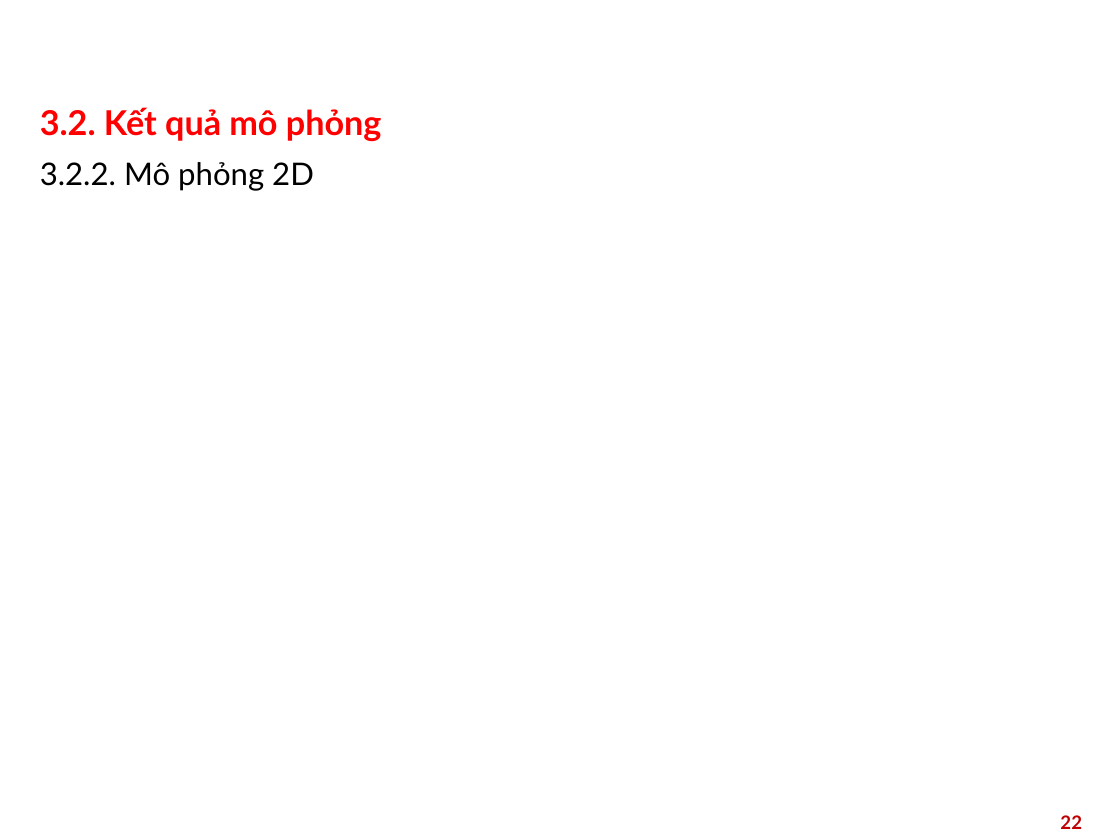
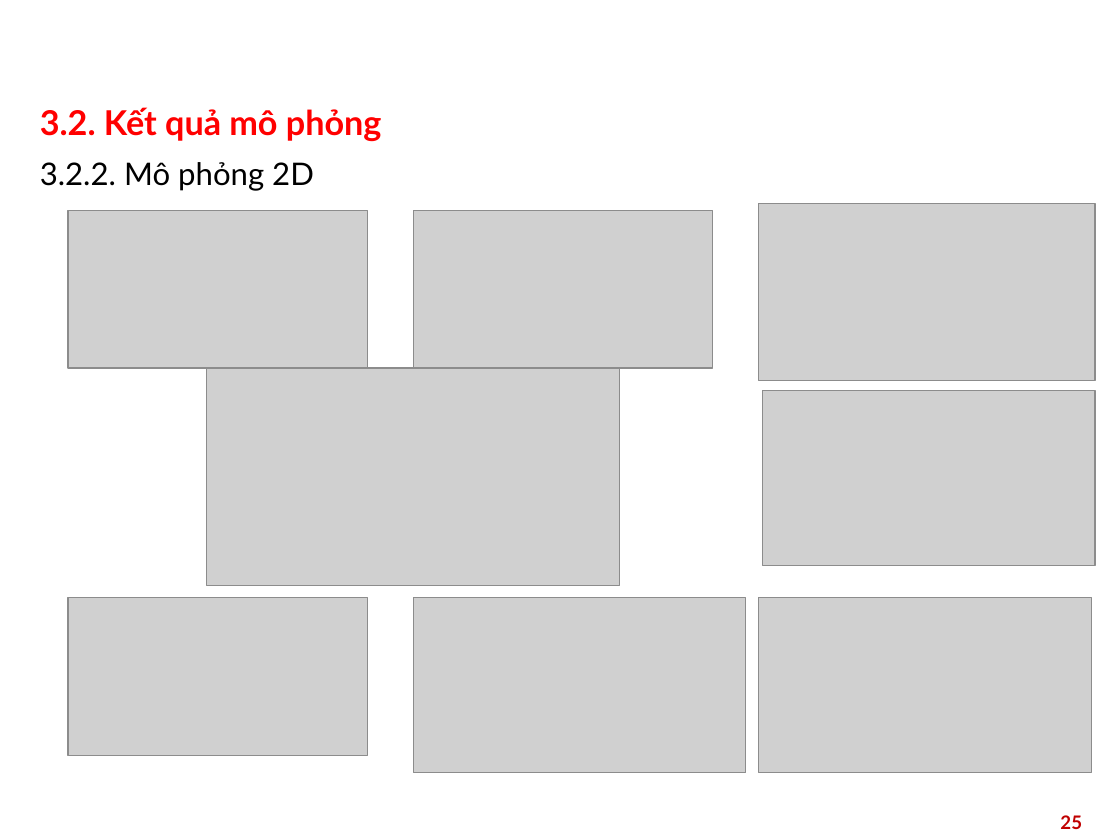
Before and after one commit to huynq03/doan_2025.1, a slide deck: slide 25 of Quadrotor-Control-System/slide/demo.pptx (slide 22 before the commit). Drawn at 1120x840 pixels with LibreOffice and Linux fonts; fonts in the diff are those of the drawing; grey boxes stand for pictures; background and template pictures are left out. Boxes give left, top, right and bottom in pixels: in the first picture for what was removed or moved away, otherwise in the second. Text is boxed around its words. In the diff, an @@ line names an element or a change of style, - is before the commit and + after.

```diff
--- a/Quadrotor-Control-System/slide/demo.pptx
+++ b/Quadrotor-Control-System/slide/demo.pptx
@@ picture added at (758, 204, 1094, 381) @@
@@ picture added at (68, 211, 367, 368) @@
@@ picture added at (413, 211, 712, 368) @@
@@ picture added at (207, 368, 620, 586) @@
@@ picture added at (763, 391, 1095, 566) @@
@@ picture added at (68, 598, 367, 756) @@
@@ picture added at (413, 598, 746, 773) @@
@@ picture added at (758, 598, 1091, 773) @@
@@ page number at (1060, 815, 1082, 829): text changed @@
-22
+25
```
Also in this commit, not shown: 10 other slides changed, 7 slides added, 55 other files.
